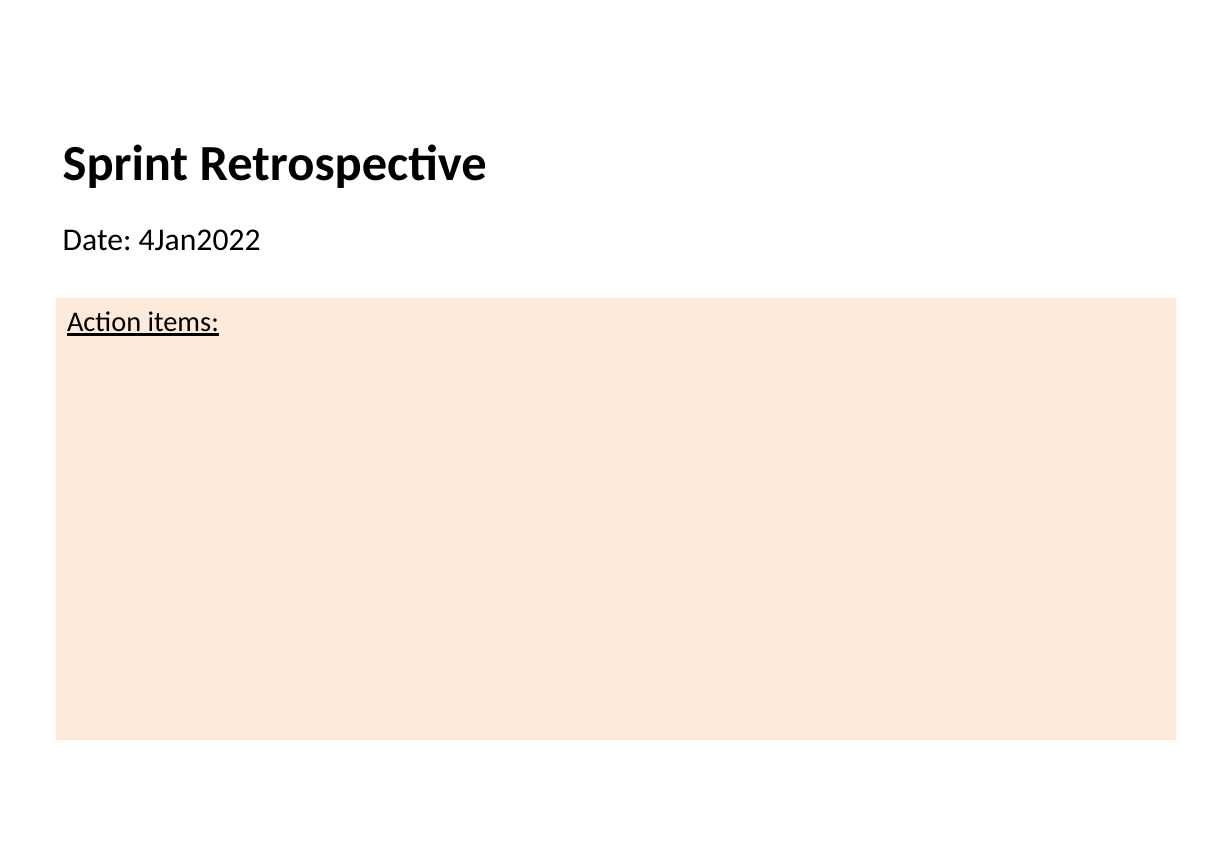
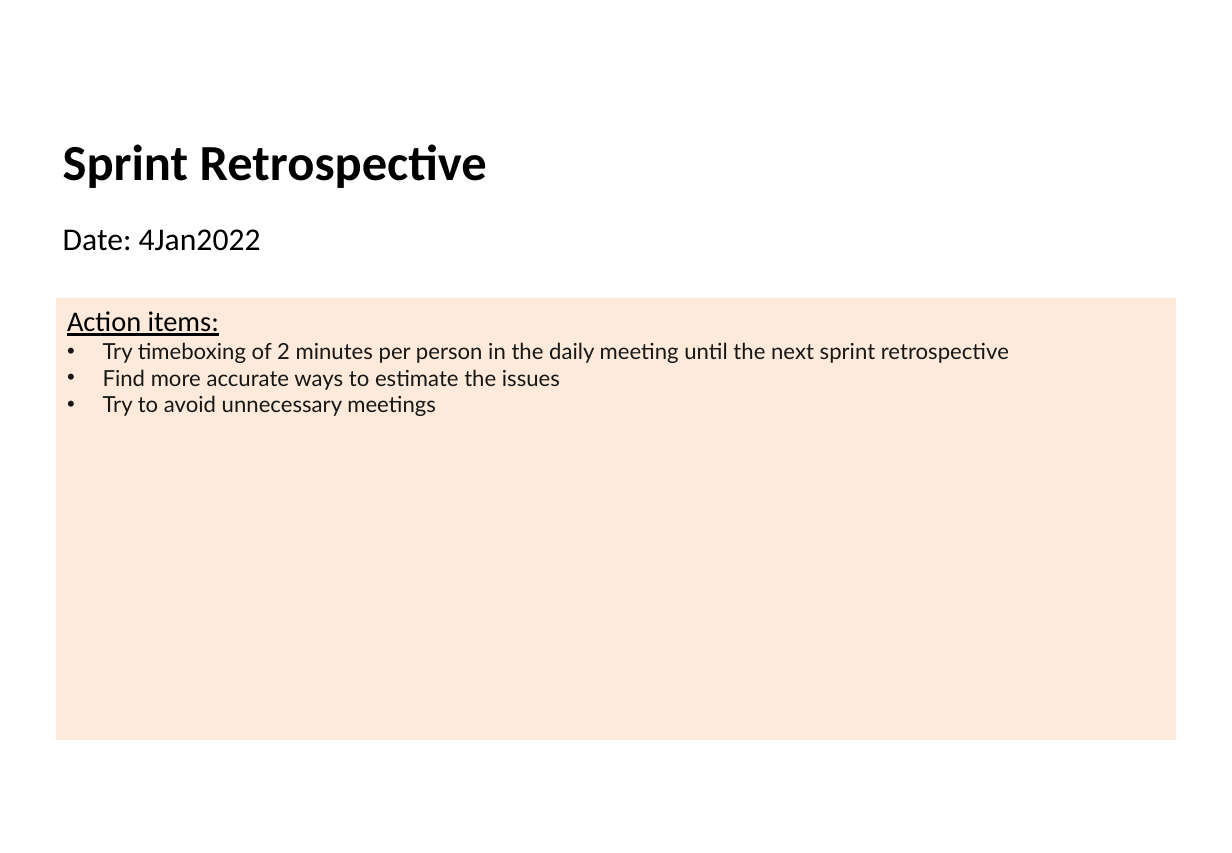
Before and after one commit to Diogosadias/LEI_PI_SEM3, a slide deck: slide 11 of docs/Sprint3/LAPR3 - Sprint 3 Status Report.pptx. Drawn at 1232x853 pixels with LibreOffice and Linux fonts; fonts in the diff are those of the drawing; background and template pictures are left out. Boxes give left, top, right and bottom in pixels: in the first picture for what was removed or moved away, otherwise in the second. Text is boxed around its words. In the diff, an @@ line names an element or a change of style, - is before the commit and + after.

```diff
--- a/docs/Sprint3/LAPR3 - Sprint 3 Status Report.pptx
+++ b/docs/Sprint3/LAPR3 - Sprint 3 Status Report.pptx
@@ text in rectangle at [103, 342, 1009, 416]: paragraphs added @@
+• Try timeboxing of 2 minutes per person in the daily meeting until the next sprint retrospective
+• Find more accurate ways to estimate the issues
+• Try to avoid unnecessary meetings
```
Also in this commit, not shown: 2 other slides changed.
